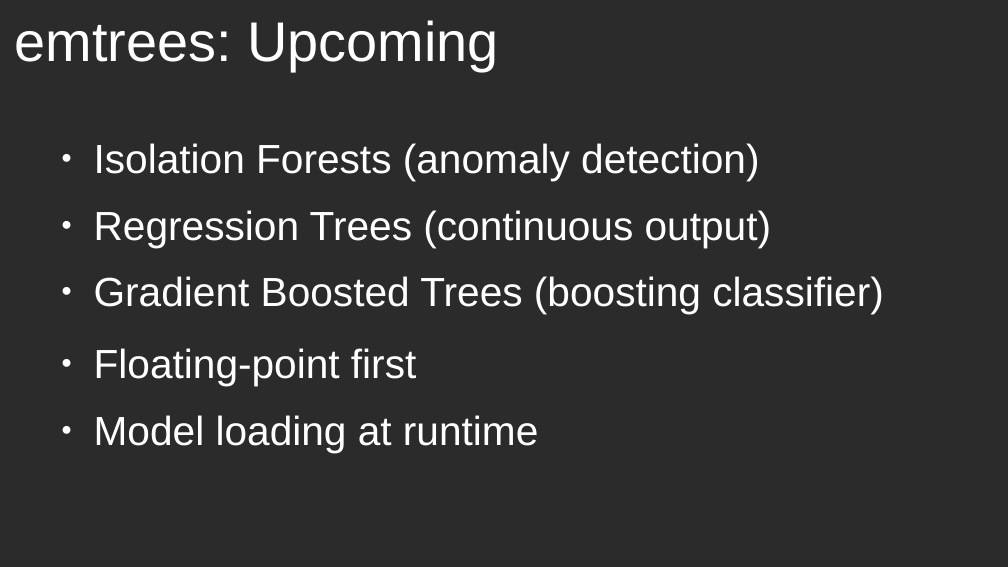
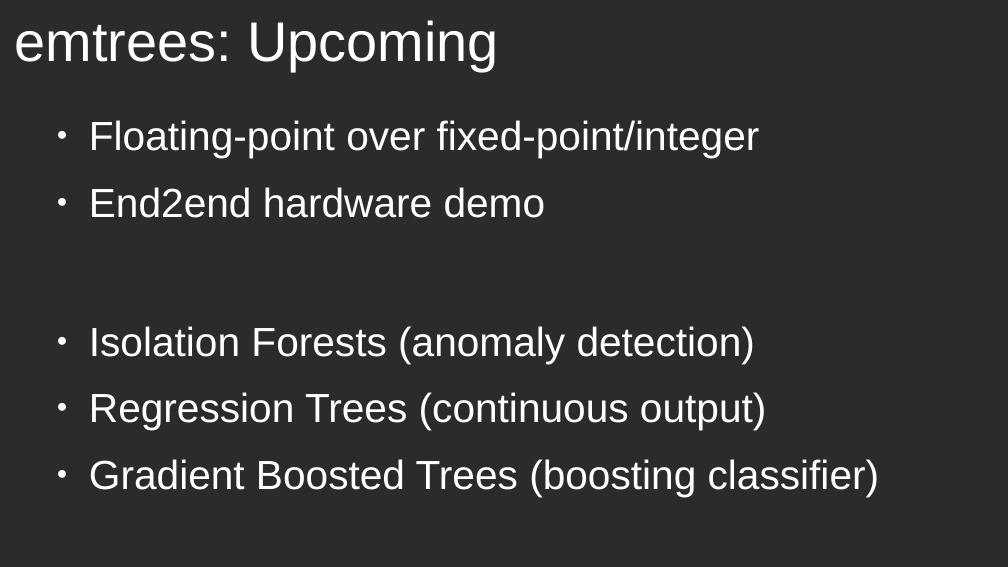
Before and after one commit to jonnor/embeddedml, a slide deck: slide 25 of doc/euroscipy2018/slides.odp (slide 22 before the commit). Drawn at 1008x567 pixels with LibreOffice and Linux fonts; fonts in the diff are those of the drawing; background and template pictures are left out; a plain dark background stands for a picture behind light text. Boxes give left, top, right and bottom in pixels: in the first picture for what was removed or moved away, otherwise in the second. Text is boxed around its words. In the diff, an @@ line names an element or a change of style, - is before the commit and + after.

```diff
--- a/doc/euroscipy2018/slides.odp
+++ b/doc/euroscipy2018/slides.odp
@@ text added at bbox=[89, 120, 760, 218], 32 pt, text #FFFFFF @@
+● Floating-point over fixed-point/integer
+● End2end hardware demo
@@ text "Isolation Forests (anomaly detection)": place and size @@
-text "Isolation Forests (anomaly detection)" at bbox=[94, 143, 884, 314]
+text "Isolation Forests (anomaly detection)" at bbox=[89, 326, 880, 497]
@@ text removed at bbox=[94, 348, 538, 453] @@
-● Floating-point first
-● Model loading at runtime
```
Also in this commit, not shown: 15 other slides changed, 3 slides added, 1 slide removed, 13 other files.
